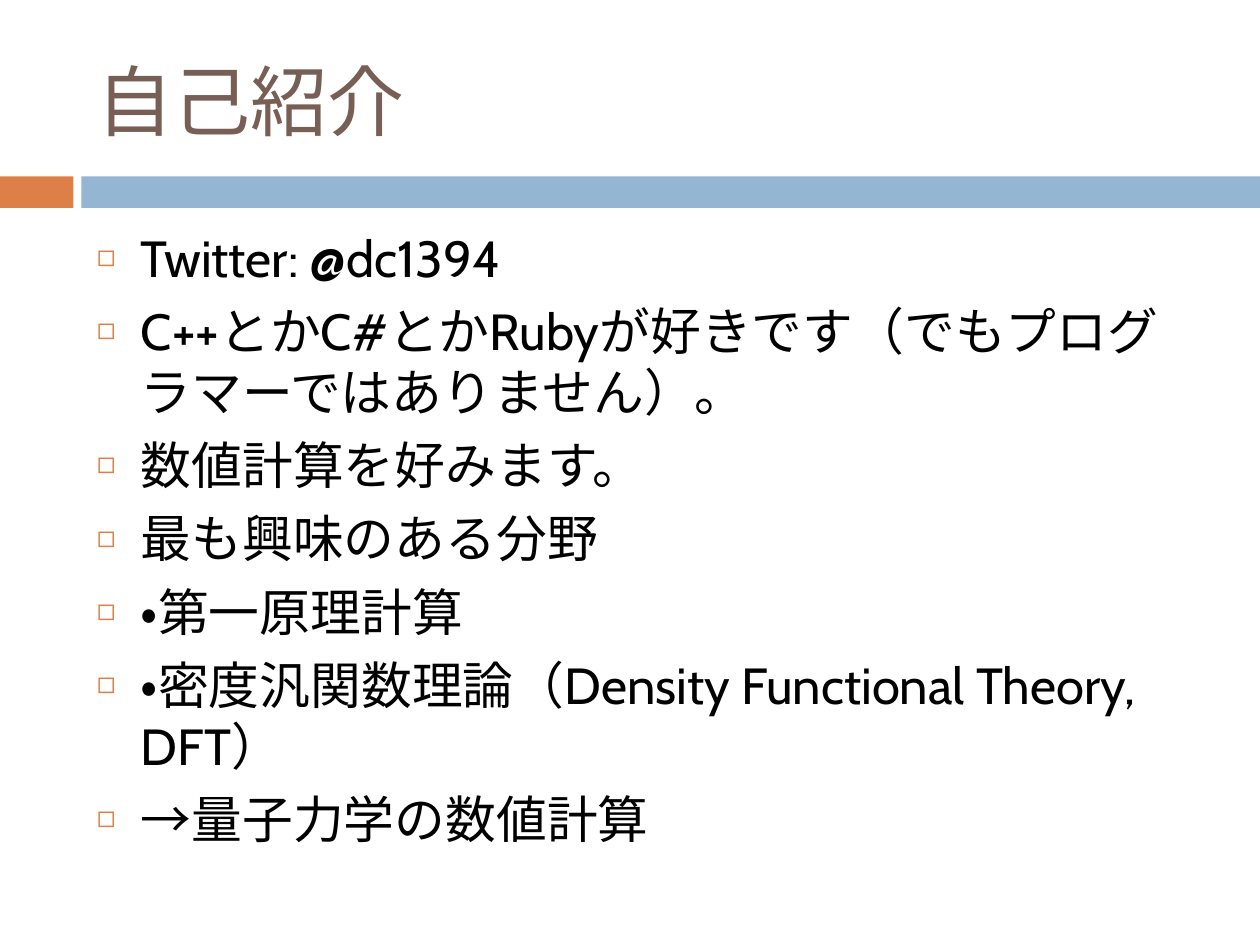
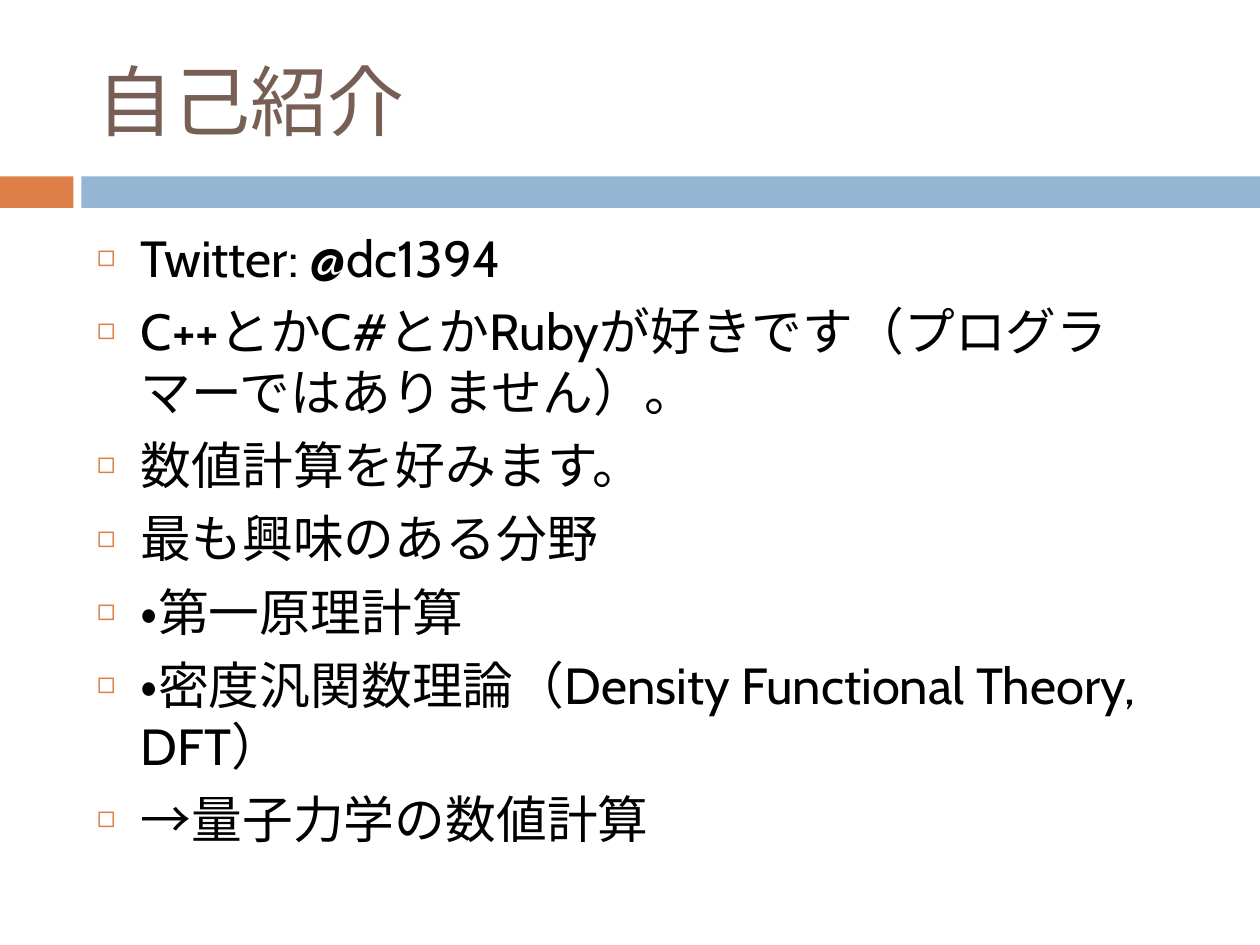
Before and after one commit to dc1394/fukui_sono2, a slide deck: slide 2 of 福井技術者の集いその2_発表資料スライド.pptx. Drawn at 1260x945 pixels with LibreOffice and Linux fonts; fonts in the diff are those of the drawing. Boxes give left, top, right and bottom in pixels: in the first picture for what was removed or moved away, otherwise in the second. Text is boxed around its words. In the diff, an @@ line names an element or a change of style, - is before the commit and + after.

```diff
--- a/福井技術者の集いその2_発表資料スライド.pptx
+++ b/福井技術者の集いその2_発表資料スライド.pptx
@@ text at (141,308,1107,416): text changed @@
-◻ C++とかC#とかRubyが好きです（でもプログラマーではありません）。
+◻ C++とかC#とかRubyが好きです（プログラマーではありません）。
```
Also in this commit, not shown: 6 other slides changed, 6 slides added, 2 other files.
